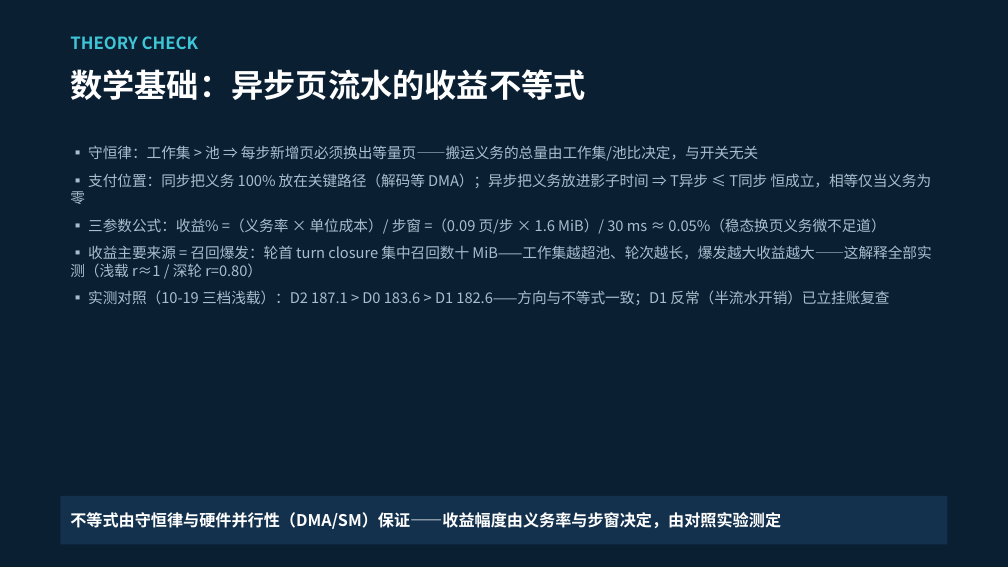
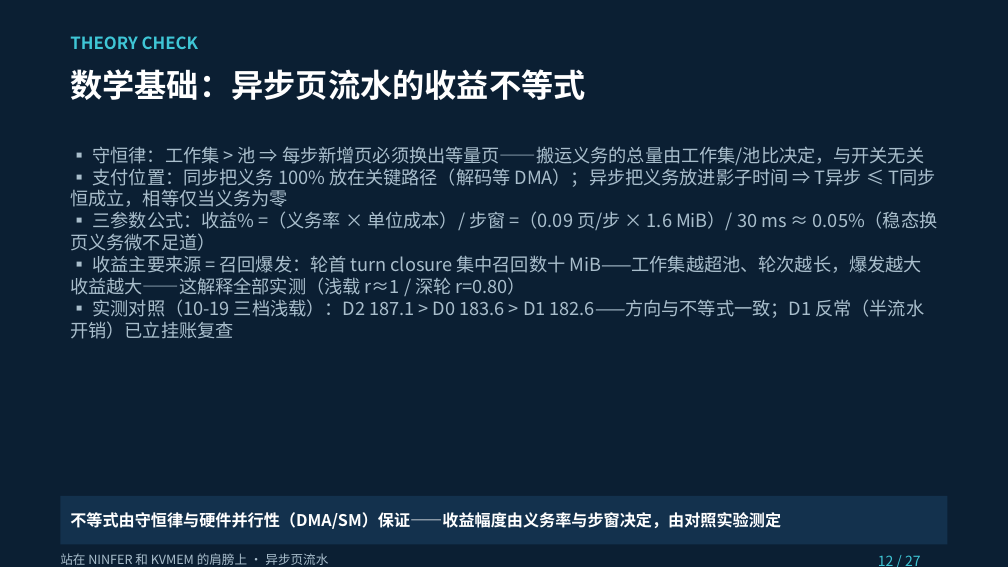
Before and after one commit to paicat1/Ninfer-KVMem-Async, a slide deck: slide 12 of docs/异步页流水-技术说明.pptx. Drawn at 1008x567 pixels with LibreOffice and Linux fonts; fonts in the diff are those of the drawing. Boxes give left, top, right and bottom in pixels: in the first picture for what was removed or moved away, otherwise in the second. Text is boxed around its words. In the diff, an @@ line names an element or a change of style, - is before the commit and + after.

Commit message:
docs(公开材料): 贴边复测复核与 Gen5 回切预登记 + 异步页流水技术说明演示文稿更新（含同源备份件）
APPROVED: 这几个授权你推

```diff
--- a/docs/异步页流水-技术说明.pptx
+++ b/docs/异步页流水-技术说明.pptx
@@ text at (70, 146, 938, 339): text changed; size 10.5 to 13 pt @@
-▪ 守恒律：工作集 > 池 ⇒ 每步新增页必须换出等量页——搬运义务的总量由工作集/池比决定，与开关无关
-▪ 支付位置：同步把义务 100% 放在关键路径（解码等 DMA）；异步把义务放进影子时间 ⇒ T异步 ≤ T同步 恒成立，相等仅当义务为零
-▪ 三参数公式：收益% =（义务率 × 单位成本）/ 步窗 =（0.09 页/步 × 1.6 MiB）/ 30 ms ≈ 0.05%（稳态换页义务微不足道）
-▪ 收益主要来源 = 召回爆发：轮首 turn closure 集中召回数十 MiB——工作集越超池、轮次越长，爆发越大收益越大——这解释全部实测（浅载 r≈1 / 深轮 r=0.80）
-▪ 实测对照（10-19 三档浅载）：D2 187.1 > D0 183.6 > D1 182.6——方向与不等式一致；D1 反常（半流水开销）已立挂账复查
+▪ 守恒律：工作集 > 池 ⇒ 每步新增页必须换出等量页——搬运义务的总量由工作集/池比决定，与开关无关 ▪ 支付位置：同步把义务 100% 放在关键路径（解码等 DMA）；异步把义务放进影子时间 ⇒ T异步 ≤ T同步 恒成立，相等仅当义务为零 ▪ 三参数公式：收益% =（义务率 × 单位成本）/ 步窗 =（0.09 页/步 × 1.6 MiB）/ 30 ms ≈ 0.05%（稳态换页义务微不足道） ▪ 收益主要来源 = 召回爆发：轮首 turn closure 集中召回数十 MiB——工作集越超池、轮次越长，爆发越大收益越大——这解释全部实测（浅载 r≈1 / 深轮 r=0.80） ▪ 实测对照（10-19 三档浅载）：D2 187.1 > D0 183.6 > D1 182.6——方向与不等式一致；D1 反常（半流水开销）已立挂账复查
@@ text added at (60, 553, 328, 565), 9 pt, text #A9BECC @@
+站在 NINFER 和 KVMEM 的肩膀上 · 异步页流水
@@ text added at (878, 555, 921, 566), 10 pt, text #3FC6D6 @@
+12 / 27
```
Also in this commit, not shown: 11 other slides changed, 2 other files.
